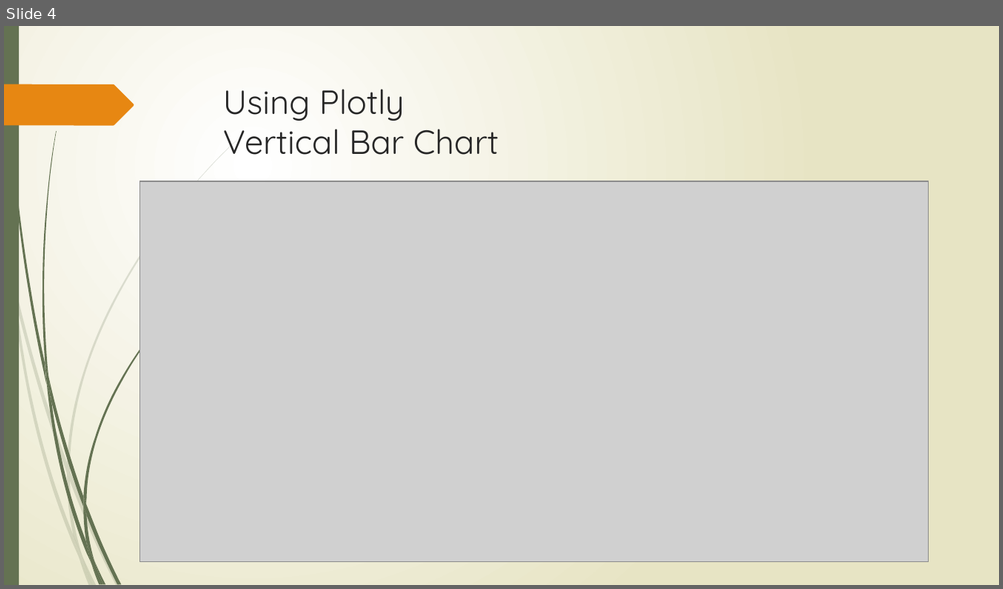
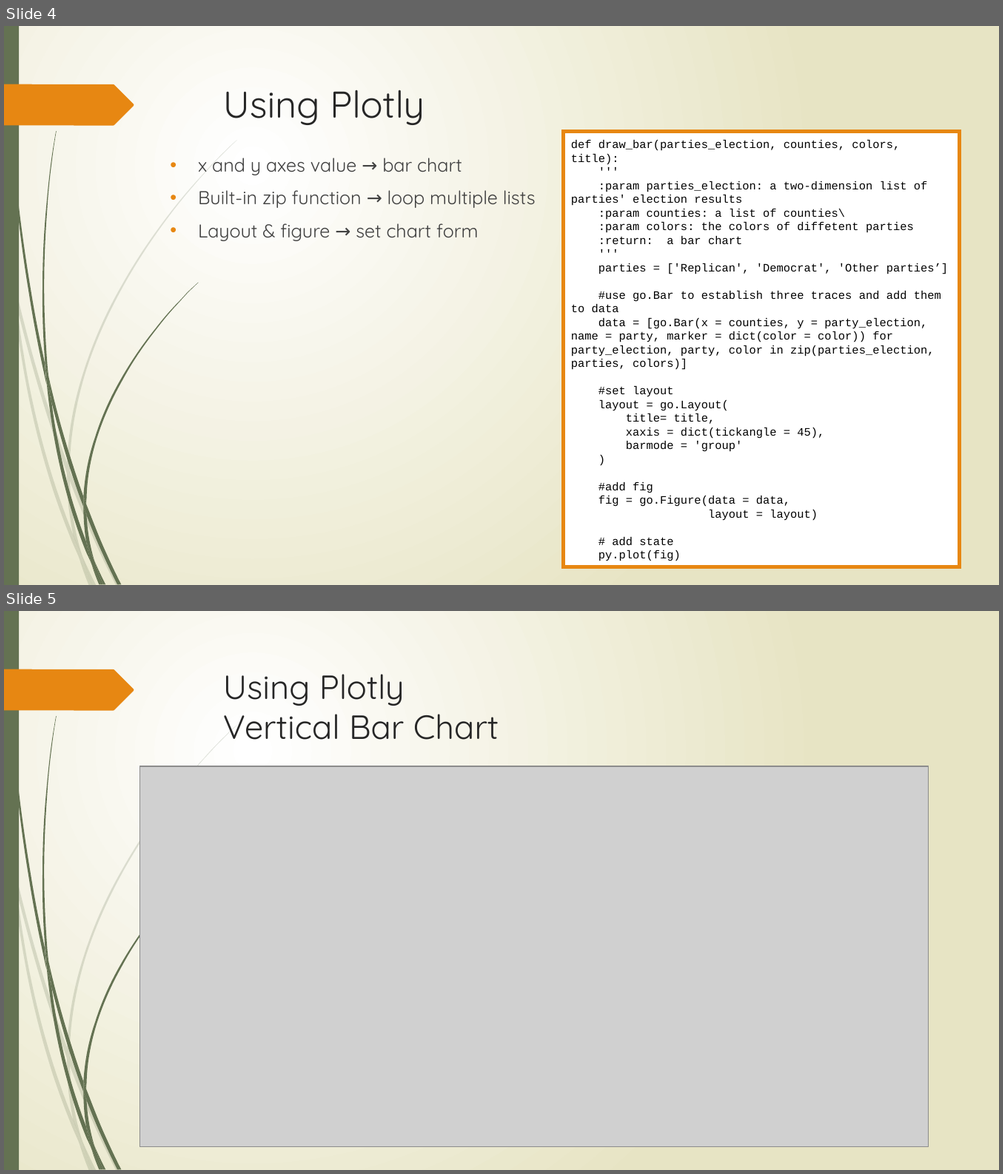
Before and after one commit to smartin25/pythonProject, a slide deck: Election Data Study.pptx. Shown one above the other, each under a label of ours: slide 4 before the commit, slides 4 and 5 after it. The pictures are 1003x589 and 1003x1174 pixels, drawn with LibreOffice and Linux fonts; fonts in the diff are those of the drawing; grey boxes stand for pictures. Boxes give left, top, right and bottom in pixels: in the first picture for what was removed or moved away, otherwise in the second. Text is boxed around its words. In the diff, an @@ line names an element or a change of style, - is before the commit and + after.

```diff
--- a/Election Data Study.pptx
+++ b/Election Data Study.pptx
@@ slide 4 added at [4, 26, 999, 585], background gradient #FFFFFF to #E8E6C4; not listed: 24 template elements that a slide beside it also shows @@
@@ title added at [223, 90, 424, 125], 36 pt, text #262626 @@
+Using Plotly
@@ rectangle added at [563, 132, 959, 568], fill #FFFFFF, outline #E78712 3.5 pt, 11 pt, text #000000 @@
+def draw_bar(parties_election, counties, colors, title):
+'''
+:param parties_election: a two-dimension list of parties' election results
+:param counties: a list of counties\
+:param colors: the colors of diffetent parties
+:return: a bar chart
+'''
+parties = ['Replican', 'Democrat', 'Other parties’]
+#use go.Bar to establish three traces and add them to data
+data = [go.Bar(x = counties, y = party_election, name = party, marker = dict(color = color)) for party_election, party, color in zip(parties_election, parties, colors)]
+#set layout
+layout = go.Layout(
+title= title,
+xaxis = dict(tickangle = 45),
+barmode = 'group'
+)
+#add fig
+fig = go.Figure(data = data,
+layout = layout)
+# add state
+py.plot(fig)
@@ text added at [198, 158, 535, 241], 18 pt, text #404040 @@
+• x and y axes value → bar chart
+• Built-in zip function → loop multiple lists
+• Layout & figure → set chart form
@@ what was slide 4 is now slide 5 @@
```
Also in this commit, not shown: 1 slide changed.
